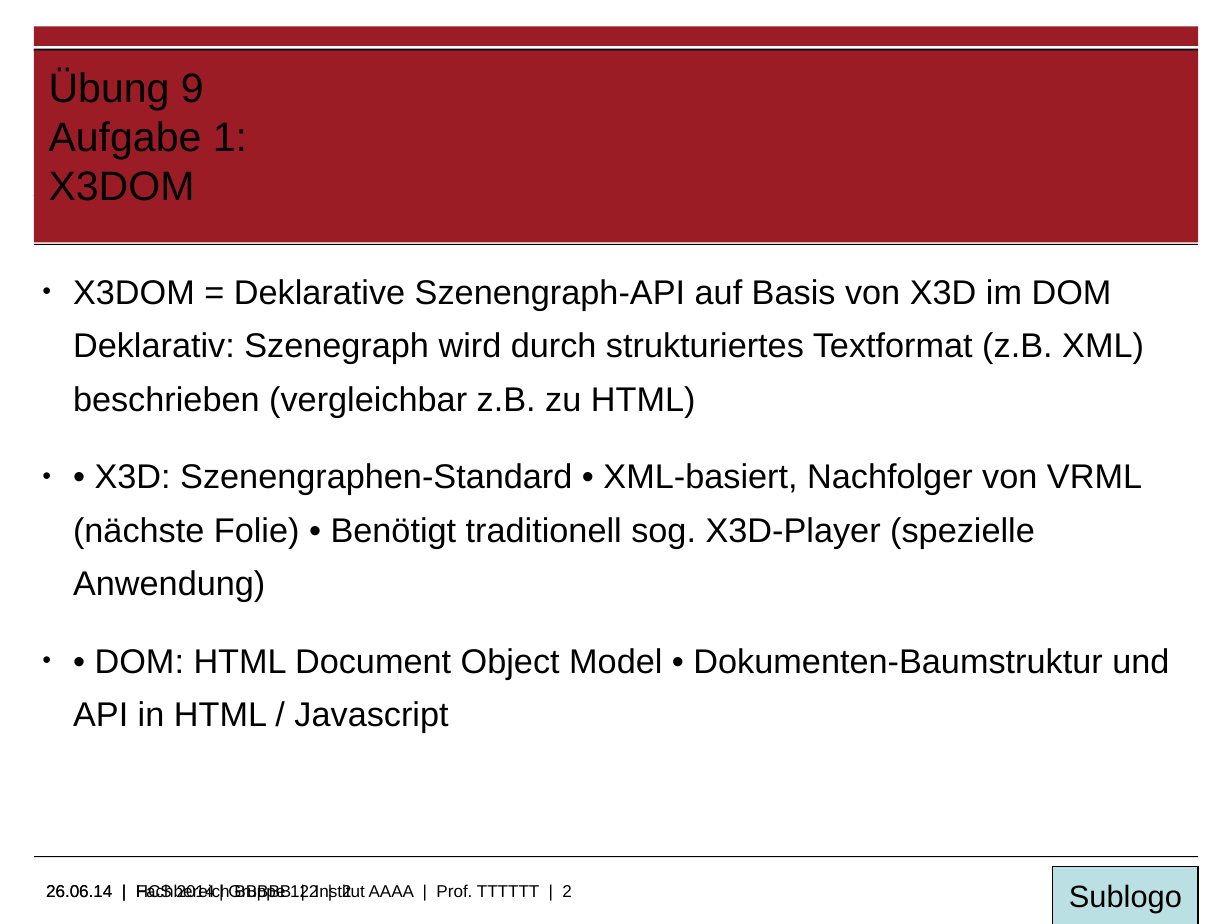
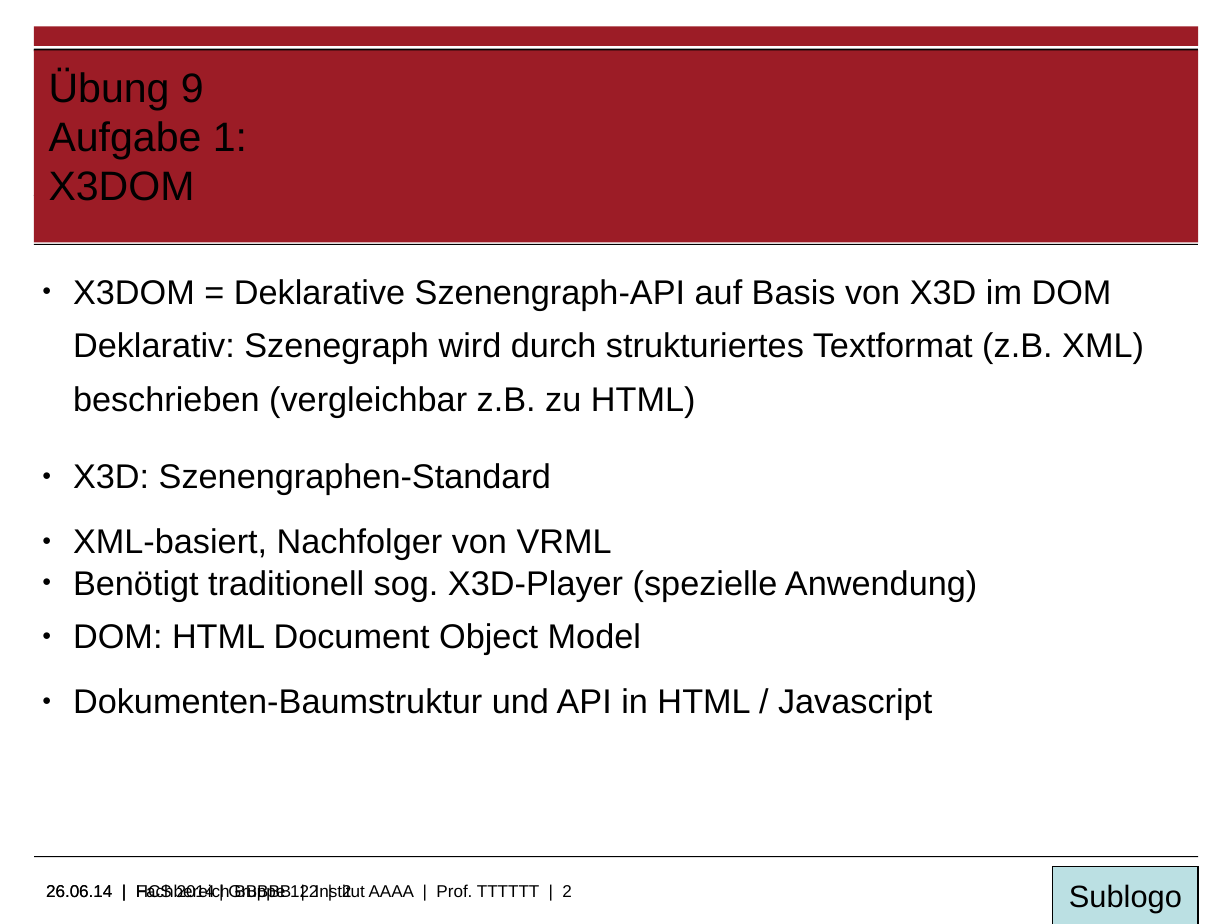
Before and after one commit to RybienSin/hcs, a slide deck: slide 2 of 9/Übung_9.odp. Drawn at 1232x924 pixels with LibreOffice and Linux fonts; fonts in the diff are those of the drawing; background and template pictures are left out. Boxes give left, top, right and bottom in pixels: in the first picture for what was removed or moved away, otherwise in the second. Text is boxed around its words. In the diff, an @@ line names an element or a change of style, - is before the commit and + after.

```diff
--- a/9/Übung_9.odp
+++ b/9/Übung_9.odp
@@ text at box(73, 463, 977, 720): text changed @@
-● • X3D: Szenengraphen-Standard • XML-basiert, Nachfolger von VRML (nächste Folie) • Benötigt traditionell sog. X3D-Player (spezielle Anwendung)
-● • DOM: HTML Document Object Model • Dokumenten-Baumstruktur und API in HTML / Javascript
+● X3D: Szenengraphen-Standard
+  ● XML-basiert, Nachfolger von VRML
+  ● Benötigt traditionell sog. X3D-Player (spezielle Anwendung)
+● DOM: HTML Document Object Model
+  ● Dokumenten-Baumstruktur und API in HTML / Javascript
```
Also in this commit, not shown: 1 other file.
